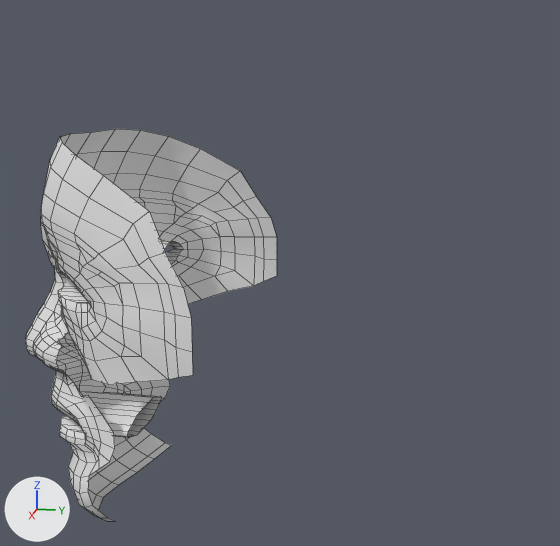
The Blender file Assets/_Project/Models/victim.blend as it was, and as the next commit left it.
Both versions are drawn from a 50 mm camera at (0.772, 0.375, 3.501) aimed at (-0.008, 0.219, 3.306). The lights are fixed; the arrows at lower left show +X, +Y and +Z. The older version comes first. Mesh edges are drawn as thin lines.

Names of what the first picture shows: 'Vert'.
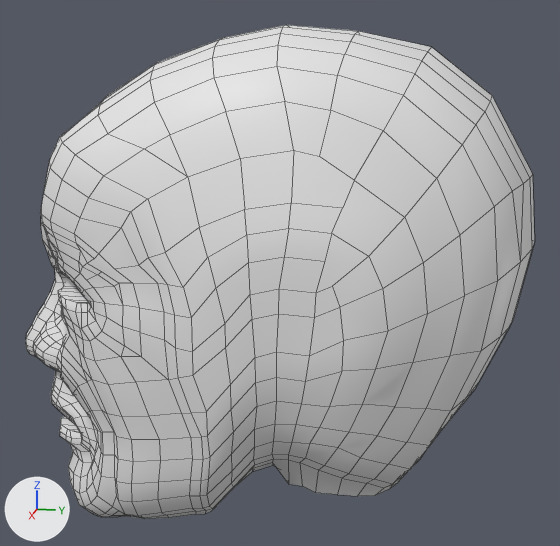
Where the change shows, as pixel boxes [x1, y1, x2, y2] in the pictures (560 x 546 px):
'Vert', reshaped (102% wider, 26% taller)
    before: [26, 129, 277, 521]
    after: [26, 25, 535, 519]
part 1 of me_vert, built on
    before: [47, 129, 277, 521]
    after: [47, 25, 535, 519]

The change, as a list of edits to the scene's bpy script:
```text
Change me_vert:
    used by ob_vert; location = (0.0, 0.0, 0.0)
    remove me_vert.from_pydata(...)  # 411 vertices, 353 faces; spans x 0.0..0.178, y -0.076..0.181, z 3.025..3.45
    add me_vert.from_pydata(...)  # 690 vertices, 637 faces; spans x -0.001..0.178, y -0.076..0.472, z 3.025..3.555
    me_vert part 1: 66 vertices moved from x 0.0..0.174, y -0.02..0.165, z 3.031..3.425 to x 0.001..0.175, y -0.02..0.165, z 3.034..3.425; 2 vertices removed from x 0.066..0.09, y 0.03..0.063, z 3.054..3.183; 281 vertices added at x -0.001..0.178, y -0.008..0.472, z 3.03..3.555
```
